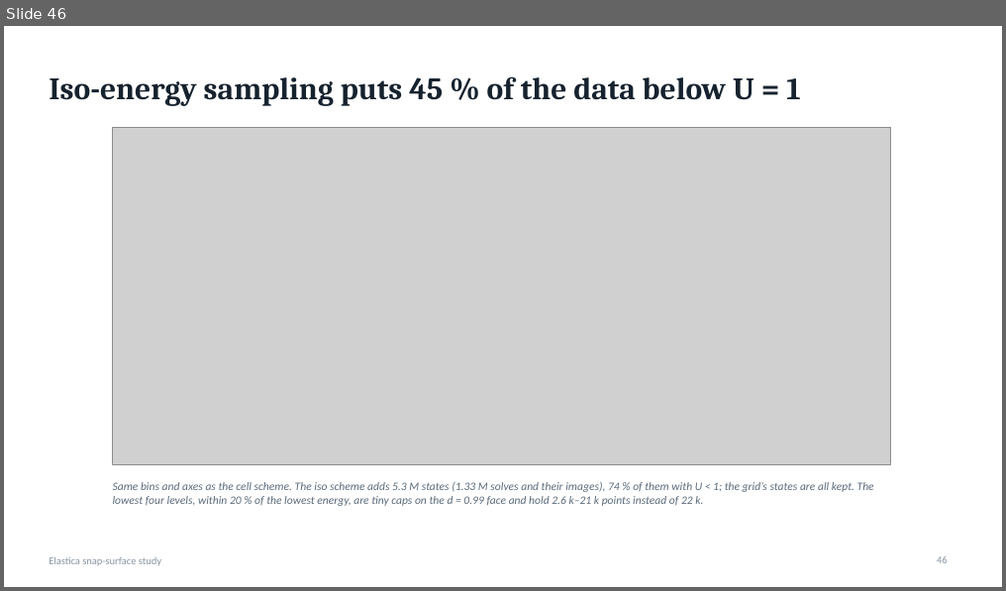
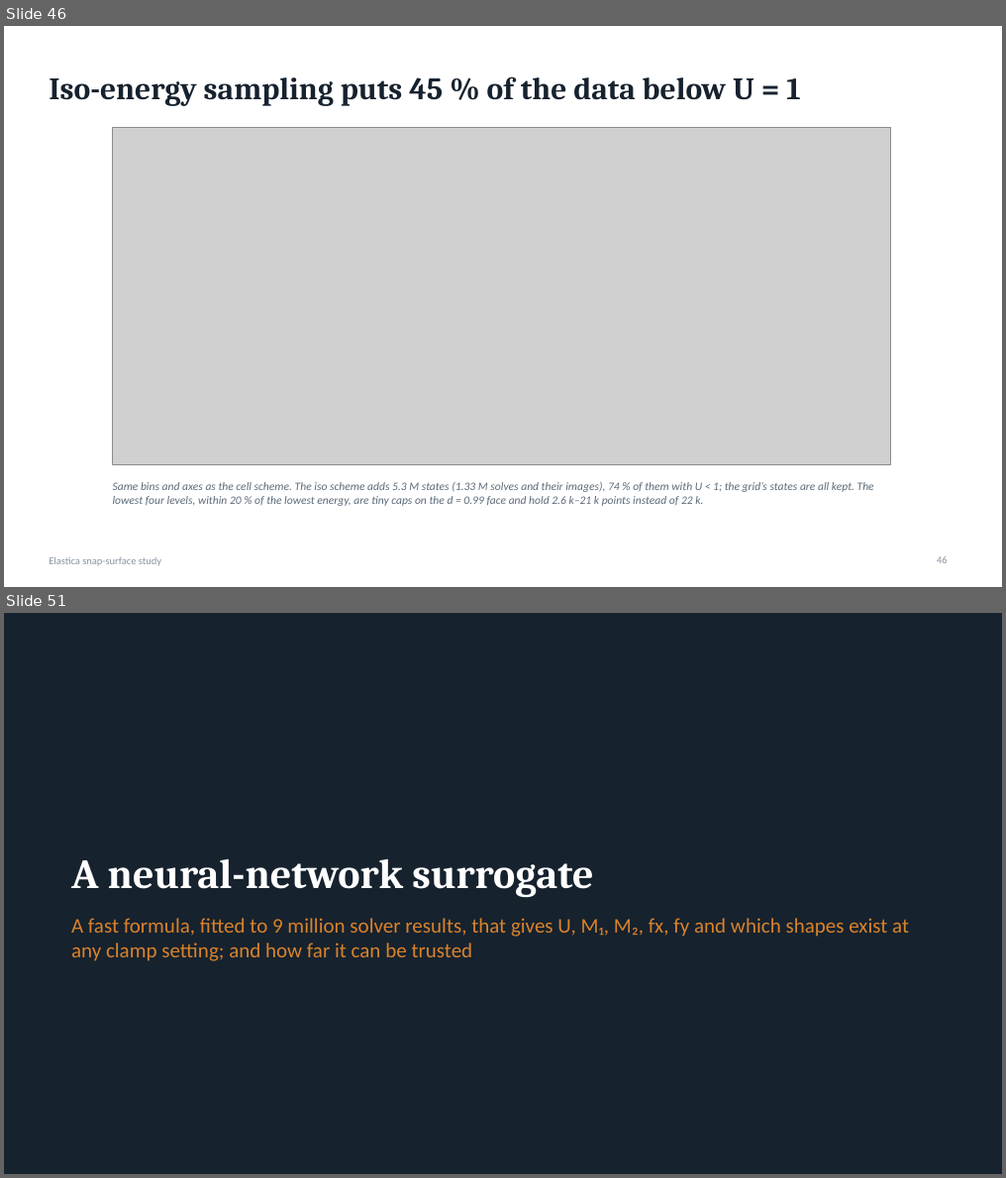
Before and after one commit to grraxx/elastica, a slide deck: presentation/elastica_snap_surface.pptx. Shown one above the other, each under a label of ours: slide 46 before the commit, slides 46 and 51 after it; the slides between them are not shown. The pictures are 1006x591 and 1006x1178 pixels, drawn with LibreOffice and Linux fonts; fonts in the diff are those of the drawing; grey boxes stand for pictures. Boxes give left, top, right and bottom in pixels: in the first picture for what was removed or moved away, otherwise in the second. Text is boxed around its words. In the diff, an @@ line names an element or a change of style, - is before the commit and + after.

```diff
--- a/presentation/elastica_snap_surface.pptx
+++ b/presentation/elastica_snap_surface.pptx
@@ slide 51 added at (x1=4, y1=613, x2=1002, y2=1174), background #16222E @@
@@ title added at (x1=71, y1=860, x2=593, y2=898), 40 pt, text #FFFFFF, bold @@
+A neural-network surrogate
@@ text added at (x1=71, y1=918, x2=909, y2=961), 20 pt, text #D9822B @@
+A fast formula, fitted to 9 million solver results, that gives U, M₁, M₂, fx, fy and which shapes exist at any clamp setting; and how far it can be trusted
```
Also in this commit, not shown: 19 other slides added, 48 other files.
